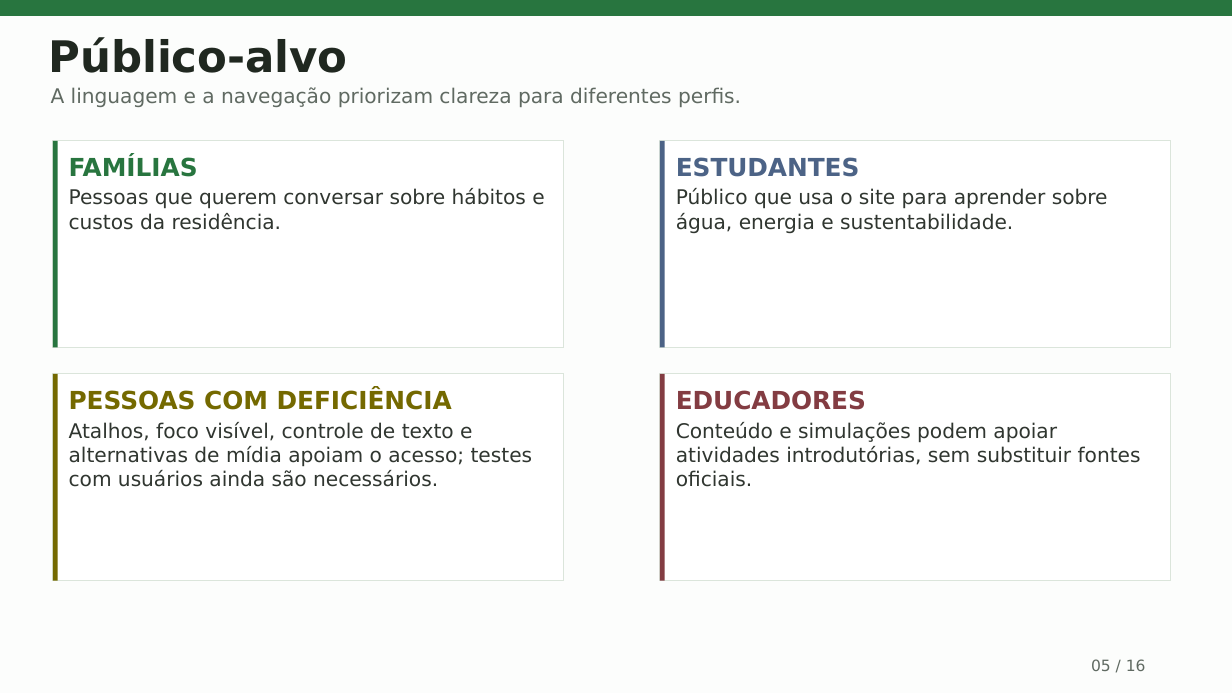
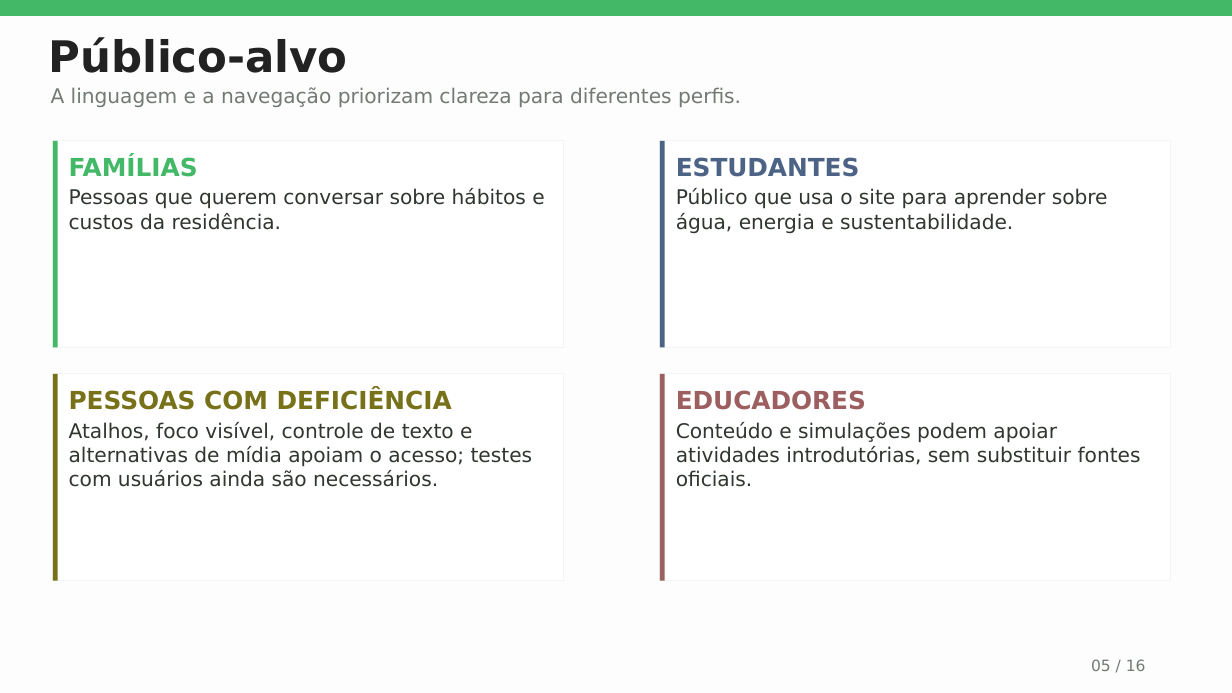
Before and after one commit to DevKaique-1/Ecolar_Projeto_html, a slide deck: slide 5 of docs/apresentacao-ecolar.pptx. Drawn at 1232x693 pixels with LibreOffice and Linux fonts; fonts in the diff are those of the drawing. Boxes give left, top, right and bottom in pixels: in the first picture for what was removed or moved away, otherwise in the second. Text is boxed around its words. In the diff, an @@ line names an element or a change of style, - is before the commit and + after.

```diff
--- a/docs/apresentacao-ecolar.pptx
+++ b/docs/apresentacao-ecolar.pptx
@@ rectangle at (0, 0, 1232, 16): fill #28753F to #43B968 @@
@@ text "Público-alvo" at (48, 37, 347, 73): text colour #202820 to #222222 @@
@@ text "A linguagem e a navegação ..." at (51, 87, 741, 107): text colour #606A62 to #737A74 @@
@@ rectangle at (53, 141, 57, 348): fill #28753F to #43B968 @@
@@ text "FAMÍLIAS" at (69, 155, 198, 177): text colour #28753F to #43B968 @@
@@ rectangle at (53, 375, 57, 581): fill #746900 to #77711A @@
@@ text "PESSOAS COM DEFICIÊNCIA" at (69, 388, 452, 410): text colour #746900 to #77711A @@
@@ outline #DBE5DB 0 pt to #F0F6F1 0 pt in 4 elements at (53, 141, 563, 348), (661, 141, 1172, 348), (53, 375, 563, 581), (661, 375, 1172, 581) @@
@@ rectangle at (661, 375, 665, 581): fill #833C42 to #9C5E5F @@
@@ text "EDUCADORES" at (676, 390, 866, 410): text colour #833C42 to #9C5E5F @@
@@ text "05 / 16" at (1091, 659, 1146, 671): text colour #606A62 to #737A74 @@
```
Also in this commit, not shown: 15 other slides changed, 3 other files.
